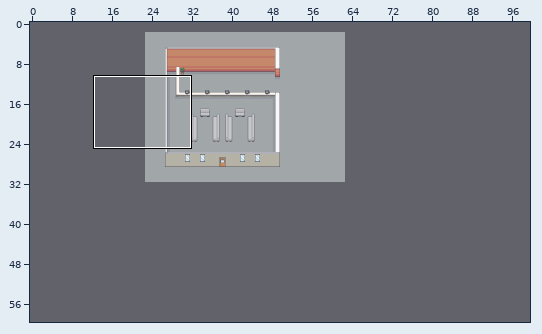
An edit to a level. Tiled map, resources/defaultmap.tmx. Above, an overview of the earlier version with the close-up marked.
Close-up. Old version:
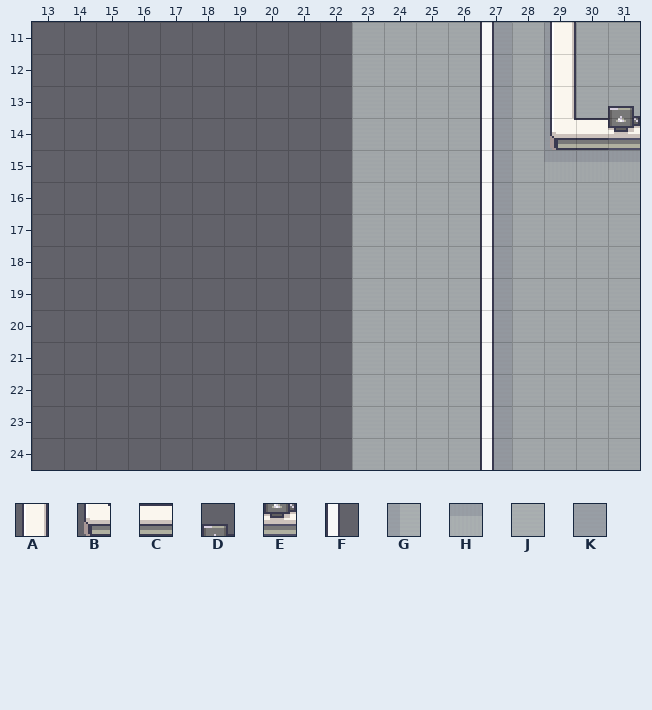
Cells are 32x32 px. Shown: x 13..31, y 11..24. The commit also changed other parts of the map, which this record leaves out. The old version is drawn lined up with the new one.
Key: from "MyTerrain": A 112, B 128, C 129, D 131, E 147; from "MyTerrain2": F 47, G 215, H 215 turned 90, J 216, K 217.
_ is an empty cell, # one hidden under a higher layer.
Layer "Ground" before, first column x 13:
11 __________JJJJKJGJJ
12 __________JJJJKJGJJ
13 __________JJJJKJGJJ
14 __________JJJJKJG##
15 __________JJJJKJHHH
16 __________JJJJKJJJJ
17 __________JJJJKJJJJ
18 __________JJJJKJJJJ
19 __________JJJJKJJJJ
20 __________JJJJKJJJJ
21 __________JJJJKJJJJ
22 __________JJJJKJJJJ
23 __________JJJJKJJJJ
24 __________JJJJKJJJJ
Layer "World" before, first column x 13:
11 ______________F_A__
12 ______________F_A__
13 ______________F_A_D
14 ______________F_BCE
15 ______________F____
16 ______________F____
17 ______________F____
18 ______________F____
19 ______________F____
20 ______________F____
21 ______________F____
22 ______________F____
23 ______________F____
24 ______________F____
New version:
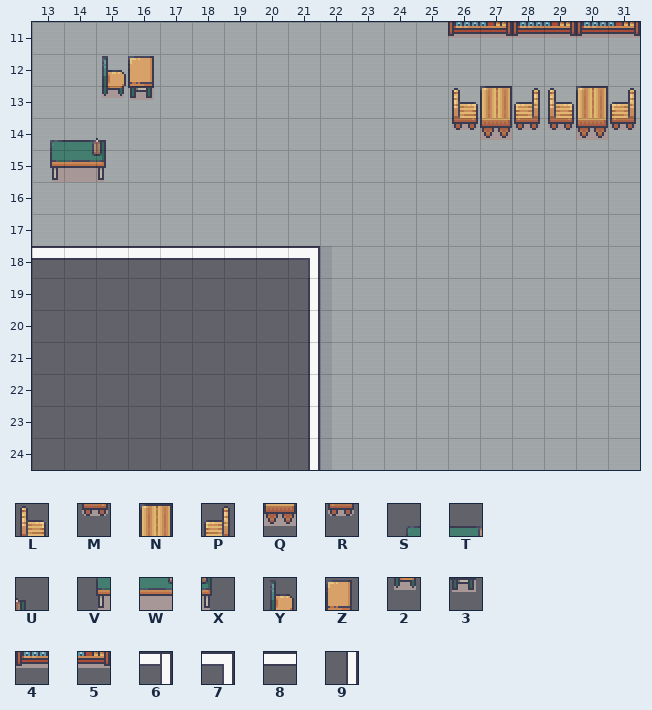
Further tiles: from "MyTerrain": L 508, M 524, N 529, P 537, Q 545, R 553, S 618, T 619, U 620, V 634, W 635, X 636, Y 645, Z 646, 2 661, 3 662, 4 1180, 5 1181; from "MyTerrain2": 6 27 turned 90, 7 40 turned 90, 8 45 turned 270, 9 63 turned 90.
Changes in this commit:
Changed rows in their new state; . is an unchanged cell.
map size 40x30 -> 100x60 cells (old content now starts at 23,2; both pictures use the new coordinates)
Layer "Ground":
first column x 13:
11 JJJJJJJJJJ....J.J
12 JJJJJJJJJJ....J.J
13 JJJJJJJJJJ....#.J
14 JJJJJJJJJJ....J.J
15 J.JJJJJJJJ....J..
16 JJJJJJJJJJ....J..
17 JJJJJJJJJJ....J..
18 ........6G....J..
19 .........G....J..
20 .........G....J..
21 .........G....J..
22 .........G....J..
23 .........G....J..
24 .........G....J..
Layer "World":
first column x 13:
11 .............454545
12 ..YZ.........._._..
13 ..23.........LNPLNP
14 STU..........MQRMQR
15 VWX..........._....
16 .............._....
17 .............._....
18 888888887....._....
19 ........9....._....
20 ........9....._....
21 ........9....._....
22 ........9....._....
23 ........9....._....
24 ........9....._....
